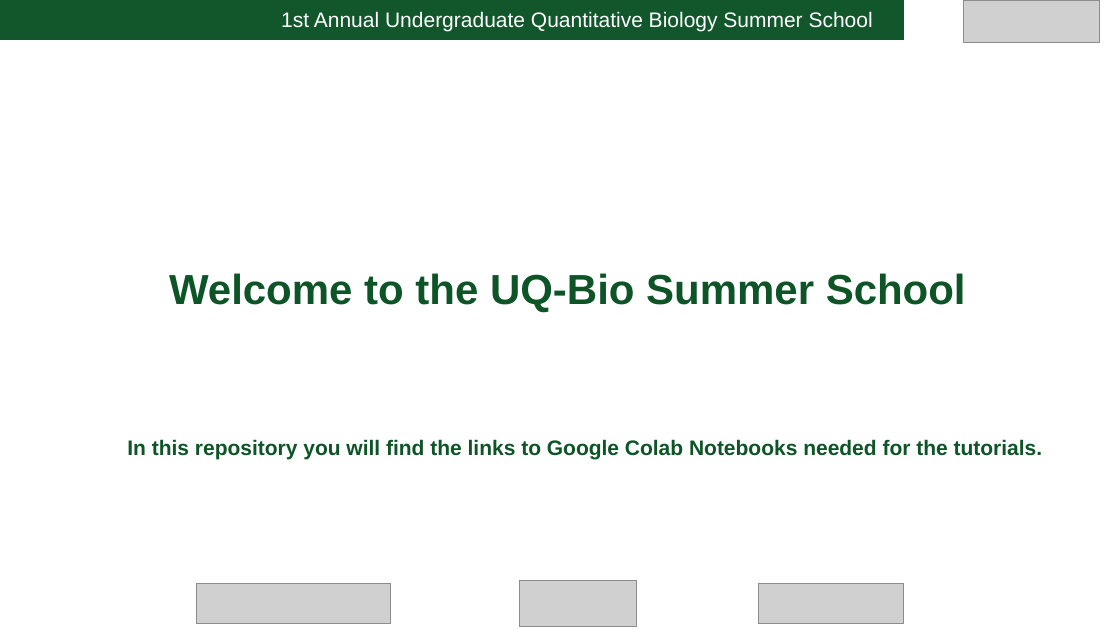
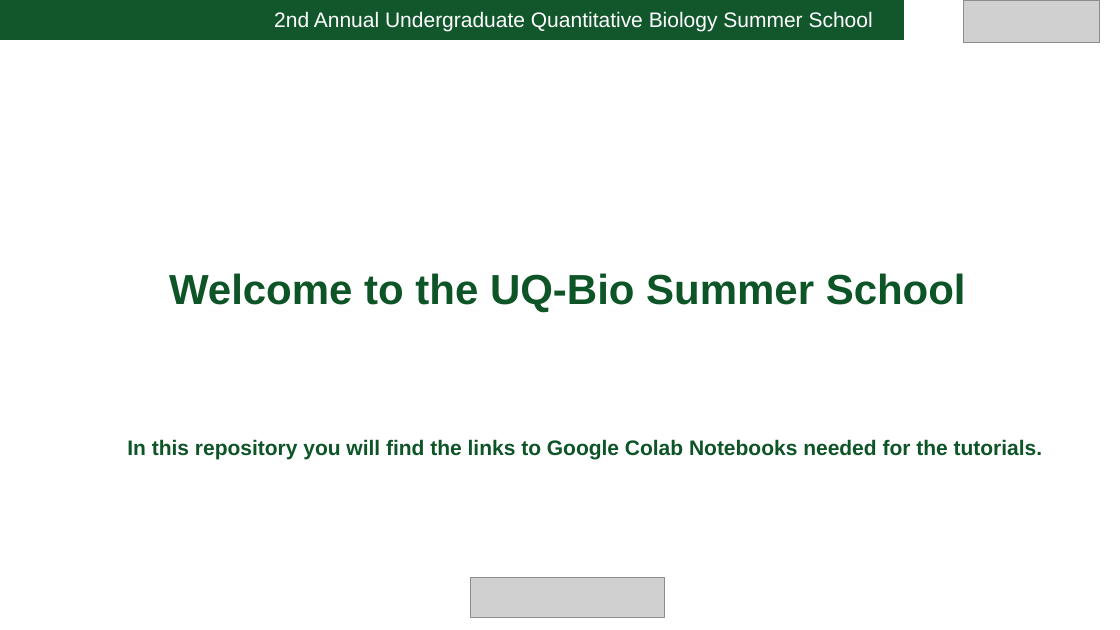
Before and after one commit to MunskyGroup/uqbio2022, a slide deck: slide 1 of templates/intro.pptx. Drawn at 1120x630 pixels with LibreOffice and Linux fonts; fonts in the diff are those of the drawing; grey boxes stand for pictures. Boxes give left, top, right and bottom in pixels: in the first picture for what was removed or moved away, otherwise in the second. Text is boxed around its words. In the diff, an @@ line names an element or a change of style, - is before the commit and + after.

```diff
--- a/templates/intro.pptx
+++ b/templates/intro.pptx
@@ text at bbox=[274, 11, 873, 32]: text changed @@
-1st Annual Undergraduate Quantitative Biology Summer School
+2nd Annual Undergraduate Quantitative Biology Summer School
@@ picture: place and size @@
-picture at bbox=[197, 584, 391, 623]
+picture at bbox=[471, 578, 665, 618]
@@ picture removed at bbox=[520, 581, 637, 627] @@
@@ picture removed at bbox=[759, 584, 904, 624] @@
```
Also in this commit, not shown: 8 other files.
